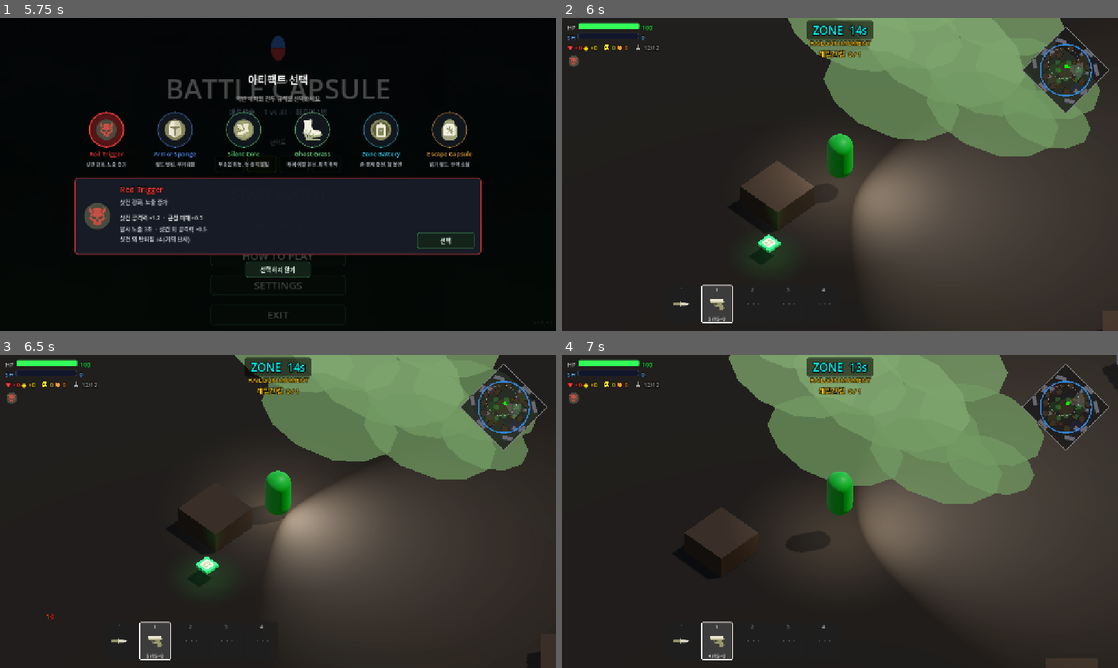
Above: before the commit, frames 1-4 (two rows, left to right).
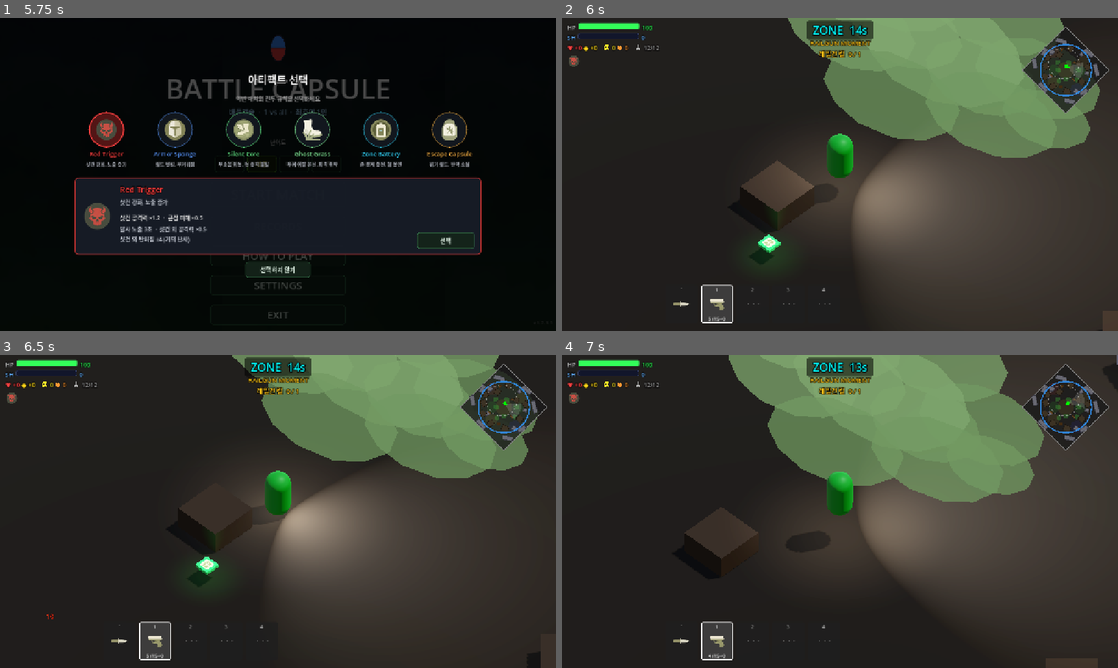
Above: after the commit, the same moments.

Repository: Kyulhee/battle-capsule
Game: Godot game, scene res://src/Main.tscn
Two runs of this game, one before a commit and one after it. Both use one fixed random seed, a clock stepped at 60 frames per second and the inputs below.
Inputs (mouse positions are in pixels of both pictures, inside the frame that each line leads up to):
- Up to frame 1 (5.75 s): click "START MATCH" at 0.5 s; click "START MATCH" at 1.25 s; click "쉬움" at 2 s; click "보통" at 2.75 s; click "어려움" at 3.5 s; click "지옥" at 4.25 s; click "RECORDS" at 5 s
- Up to frame 2 (6 s): click "선택" at 5.75 s
- Up to frame 3 (6.5 s): no input
- Up to frame 4 (7 s): tap Enter at 6.5 s; move the mouse to (962, 495) at 6.52 s; hold D (ui_right) from 6.53 s (still down); tap Q (heal) at 6.6 s; click (962, 495) at 6.67 s; tap Space at 6.77 s

Frame 1 is identical in both runs. In frame 2, 0.1% of the frame differs, in the area x 43-88%, y 0-45%; in frame 3, 0.2%, in the area x 41-97%, y 0-40%; in frame 4, 0.1%.
Error before the commit: Left operand of 'is' is a previously freed instance. (res://src/entities/bot/Bot.gd:1216)
Error after the commit: Left operand of 'is' is a previously freed instance. (res://src/entities/bot/Bot.gd:1224)

Commit message:
feat: add loot objective diagnostics

Diff:
--- a/src/core/Telemetry.gd
+++ b/src/core/Telemetry.gd
@@ -261,6 +261,17 @@
 			"target_acquisition_nearest_poi_role_by_source": {},
 			"target_acquisition_nearest_route_role_by_source": {},
 			"target_acquisition_distance_by_source": {},
+			"loot_objective_start_by_source": {},
+			"loot_objective_mode_by_source": {},
+			"loot_objective_origin_state_by_source": {},
+			"loot_objective_kind_by_source": {},
+			"loot_objective_target_poi_band_by_source": {},
+			"loot_objective_target_route_band_by_source": {},
+			"loot_objective_start_distance_by_source": {},
+			"loot_objective_outcome_by_source": {},
+			"loot_objective_outcome_by_kind": {},
+			"loot_objective_duration_by_source": {},
+			"loot_objective_duration_by_outcome": {},
 			"engage_range_by_archetype": {},
 			"supply_decisions": {},
 		},
@@ -765,6 +776,59 @@
 	)
 	if distance >= 0.0:
 		_add_sample_bucket(metrics.doctrine.target_acquisition_distance_by_source, source_key, distance)
+
+func log_doctrine_loot_objective_start(
+	_archetype_name: String,
+	source_name: String,
+	mode_name: String,
+	origin_state: String,
+	target_kind: String,
+	target_context: Dictionary,
+	distance: float
+):
+	if not match_in_progress or not _g("doctrine"): return
+	var source_key := _normalized_key(source_name, "unknown")
+	var mode_key := _normalized_key(mode_name, "unknown")
+	var state_key := origin_state.strip_edges()
+	if state_key == "":
+		state_key = "UNKNOWN"
+	var kind_key := _normalized_key(target_kind, "pickup_unknown")
+	_add_bucket_value(metrics.doctrine.loot_objective_start_by_source, source_key, 1.0)
+	_add_nested_bucket_value(metrics.doctrine.loot_objective_mode_by_source, source_key, mode_key, 1.0)
+	_add_nested_bucket_value(metrics.doctrine.loot_objective_origin_state_by_source, source_key, state_key, 1.0)
+	_add_nested_bucket_value(metrics.doctrine.loot_objective_kind_by_source, source_key, kind_key, 1.0)
+	_add_nested_bucket_value(
+		metrics.doctrine.loot_objective_target_poi_band_by_source,
+		source_key,
+		_poi_distance_band(target_context),
+		1.0
+	)
+	_add_nested_bucket_value(
+		metrics.doctrine.loot_objective_target_route_band_by_source,
+		source_key,
+		_route_distance_band(target_context),
+		1.0
+	)
+	if distance >= 0.0:
+		_add_sample_bucket(metrics.doctrine.loot_objective_start_distance_by_source, source_key, distance)
+
+func log_doctrine_loot_objective_outcome(
+	_archetype_name: String,
+	source_name: String,
+	mode_name: String,
+	target_kind: String,
+	outcome_name: String,
+	duration: float
+):
+	if not match_in_progress or not _g("doctrine"): return
+	var source_key := _normalized_key(source_name, "unknown")
+	var kind_key := _normalized_key(target_kind, "pickup_unknown")
+	var outcome_key := _normalized_key(outcome_name, "unknown")
+	_add_nested_bucket_value(metrics.doctrine.loot_objective_outcome_by_source, source_key, outcome_key, 1.0)
+	_add_nested_bucket_value(metrics.doctrine.loot_objective_outcome_by_kind, kind_key, outcome_key, 1.0)
+	if duration >= 0.0:
+		_add_sample_bucket(metrics.doctrine.loot_objective_duration_by_source, source_key, duration)
+		_add_sample_bucket(metrics.doctrine.loot_objective_duration_by_outcome, outcome_key, duration)
 
 func log_doctrine_supply(decision: String):
 	if not match_in_progress or not _g("doctrine"): return
@@ -1072,6 +1136,10 @@
 	sample["min"] = value if count == 0 else minf(float(sample.get("min", value)), value)
 	sample["max"] = value if count == 0 else maxf(float(sample.get("max", value)), value)
 
+func _normalized_key(value: String, fallback: String) -> String:
+	var key := value.strip_edges().to_lower()
+	return fallback if key == "" else key
+
 func _poi_distance_band(context: Dictionary) -> String:
 	if bool(context.get("poi_inside", false)):
 		return "inside"
--- a/src/entities/bot/Bot.gd
+++ b/src/entities/bot/Bot.gd
@@ -45,6 +45,9 @@
 
 # True only when loot chase was triggered from RECOVER state (not IDLE opportunistic looting)
 var _recovering: bool = false
+var _loot_objective_source: String = ""
+var _loot_objective_mode: String = "none"
+var _loot_objective_kind: String = "none"
 # True when bot decided to rush with knife instead of retreating to RECOVER
 var _knife_mode: bool = false
 # Cover target used in DISENGAGE state
@@ -308,7 +311,7 @@
 			_post_kill_loot_attempted = true
 			var nearby = _find_best_pickup(8.0)
 			if nearby and _count_visible_enemies() <= 1:
-				target_actor = nearby; is_targeting_loot = true; _recovering = false
+				_start_loot_objective(nearby, "post_kill_loot", false)
 				change_state(State.CHASE); return
 		var kill_scan_enemy = _find_nearest_target()
 		if kill_scan_enemy:
@@ -369,9 +372,7 @@
 			nearest_loot.collect(self)
 			_try_reload()
 		else:
-			target_actor = nearest_loot
-			is_targeting_loot = true
-			_recovering = false
+			_start_loot_objective(nearest_loot, "idle_loot", false)
 			change_state(State.CHASE)
 		return
 
@@ -391,6 +392,8 @@
 
 func handle_chase_state(delta):
 	if not _is_target_valid(target_actor):
+		if is_targeting_loot:
+			_finish_loot_objective("invalid_target")
 		target_actor = null; is_targeting_loot = false; change_state(State.IDLE); return
 
 	var dist = global_position.distance_to(target_actor.global_position)
@@ -412,19 +415,26 @@
 		if state_timer > 5.0:
 			var alt = _find_best_pickup(_loot_radius)
 			if is_instance_valid(alt) and alt != target_actor:
-				target_actor = alt; state_timer = 0.0
+				var was_recovering := _recovering
+				_finish_loot_objective("retarget")
+				_start_loot_objective(alt, "loot_retarget", was_recovering)
+				state_timer = 0.0
 			else:
+				_finish_loot_objective("giveup")
 				target_actor = null; is_targeting_loot = false; _recovering = false
 				change_state(State.IDLE)
 			return
 		if dist > 2.5:
 			_nav_move_toward(target_actor.global_position, delta, false)
 		else:
+			var outcome := "arrived"
 			if target_actor.has_method("collect"):
 				target_actor.collect(self)
+				outcome = "collect"
 				_try_reload()
 				if _recovering and stats.current_ammo > 0:
 					if has_node("/root/Telemetry"): get_node("/root/Telemetry").log_tactics("recovery_success")
+			_finish_loot_objective(outcome)
 			target_actor = null; is_targeting_loot = false; _recovering = false; change_state(State.IDLE)
 	else:
 		var dir = (target_actor.global_position - global_position).normalized()
@@ -471,6 +481,8 @@
 	if _recovering:
 		return false
 
+	if is_targeting_loot:
+		_finish_loot_objective("enemy_interrupt")
 	if not acquire_enemy_target(enemy, "objective_interrupt"):
 		return false
 
@@ -541,7 +553,7 @@
 			float(stats.current_ammo) / float(stats.max_ammo) <= _combat_loot_threshold:
 		var nearby = _find_best_pickup(_combat_loot_radius)
 		if nearby:
-			target_actor = nearby; is_targeting_loot = true; _recovering = true
+			_start_loot_objective(nearby, "combat_low_ammo", true)
 			if has_node("/root/Telemetry"):
 				get_node("/root/Telemetry").log_tactics("recovery_start")
 			change_state(State.CHASE); return
@@ -667,9 +679,7 @@
 		# Wider search radius when actively looking for ammo
 		var loot = _find_best_pickup(_loot_radius)
 		if loot:
-			target_actor = loot
-			is_targeting_loot = true
-			_recovering = true
+			_start_loot_objective(loot, "recover_seek_loot", true)
 			change_state(State.CHASE)
 			if has_node("/root/Telemetry"):
 				get_node("/root/Telemetry").log_tactics("recovery_start")
@@ -684,9 +694,7 @@
 		# Wander to a random zone point until loot appears or timeout
 		var loot = _find_best_pickup(_loot_radius)
 		if loot:
-			target_actor = loot
-			is_targeting_loot = true
-			_recovering = true
+			_start_loot_objective(loot, "recover_patrol_loot", true)
 			if has_node("/root/Telemetry"):
 				get_node("/root/Telemetry").log_tactics("recovery_start")
 			change_state(State.CHASE)
@@ -1215,8 +1223,11 @@
 func _chase_target_kind() -> String:
 	if target_actor is Entity:
 		return "entity"
-	if target_actor is Pickup:
-		var pickup := target_actor as Pickup
+	return _pickup_kind_for(target_actor)
+
+func _pickup_kind_for(candidate) -> String:
+	if candidate is Pickup:
+		var pickup := candidate as Pickup
 		if pickup.item == null:
 			return "pickup_unknown"
 		match pickup.item.type:
@@ -1229,9 +1240,59 @@
 			ItemData.Type.ARMOR:
 				return "pickup_armor"
 		return "pickup_unknown"
-	if is_instance_valid(target_actor):
+	if is_instance_valid(candidate):
 		return "node"
 	return "none"
+
+func _start_loot_objective(loot_target: Node3D, source_name: String, recovering: bool) -> void:
+	target_actor = loot_target
+	is_targeting_loot = true
+	_recovering = recovering
+	_loot_objective_source = source_name.strip_edges().to_lower()
+	if _loot_objective_source == "":
+		_loot_objective_source = "unknown"
+	_loot_objective_mode = "recover_loot" if recovering else "loot"
+	_loot_objective_kind = _pickup_kind_for(loot_target)
+	_log_loot_objective_start(loot_target)
+
+func _finish_loot_objective(outcome_name: String) -> void:
+	if _loot_objective_source == "":
+		return
+	_log_loot_objective_outcome(outcome_name)
+	_loot_objective_source = ""
+	_loot_objective_mode = "none"
+	_loot_objective_kind = "none"
+
+func _log_loot_objective_start(loot_target: Node3D) -> void:
+	if not has_node("/root/Telemetry") or not is_instance_valid(loot_target):
+		return
+	var tel = get_node("/root/Telemetry")
+	if not tel.has_method("log_doctrine_loot_objective_start"):
+		return
+	tel.log_doctrine_loot_objective_start(
+		_archetype_name(),
+		_loot_objective_source,
+		_loot_objective_mode,
+		State.keys()[current_state],
+		_loot_objective_kind,
+		_strategic_position_context(loot_target.global_position),
+		global_position.distance_to(loot_target.global_position)
+	)
+
+func _log_loot_objective_outcome(outcome_name: String) -> void:
+	if not has_node("/root/Telemetry"):
+		return
+	var tel = get_node("/root/Telemetry")
+	if not tel.has_method("log_doctrine_loot_objective_outcome"):
+		return
+	tel.log_doctrine_loot_objective_outcome(
+		_archetype_name(),
+		_loot_objective_source,
+		_loot_objective_mode,
+		_loot_objective_kind,
+		outcome_name,
+		state_timer
+	)
 
 func _strategic_position_context(world_pos: Vector3) -> Dictionary:
 	var context := {
@@ -1373,6 +1434,8 @@
 		scan_target_rotation = atan2(dir_to.x, dir_to.z) + PI
 		_scan_alert = true
 		if direct_noise_lock and current_state in [State.IDLE, State.RECOVER, State.CHASE]:
+			if current_state == State.CHASE and is_targeting_loot:
+				_finish_loot_objective("gunshot_interrupt")
 			acquire_enemy_target(actor, "gunshot_lock")
 			if stats.current_ammo > 0:
 				change_state(State.CHASE)
@@ -1635,6 +1698,8 @@
 func acquire_enemy_target(enemy: Entity, source_name: String) -> bool:
 	if not is_instance_valid(enemy) or enemy.is_dead:
 		return false
+	if is_targeting_loot:
+		_finish_loot_objective("enemy_acquired")
 	target_actor = enemy
 	is_targeting_loot = false
 	_recovering = false
@@ -1874,6 +1939,8 @@
 		var passive = current_state == State.IDLE \
 			or (current_state == State.CHASE and is_targeting_loot)
 		if passive:
+			if current_state == State.CHASE and is_targeting_loot:
+				_finish_loot_objective("damage_interrupt")
 			acquire_enemy_target(source_node as Entity, "damage_passive")
 			change_state(State.CHASE)
 		elif current_state == State.DISENGAGE:
@@ -1979,6 +2046,20 @@
 
 func change_state(new_state: State):
 	if current_state == new_state: return
+	if current_state == State.CHASE and is_targeting_loot and new_state != State.CHASE:
+		var loot_exit_outcome := "state_exit"
+		match new_state:
+			State.ZONE_ESCAPE:
+				loot_exit_outcome = "zone_interrupt"
+			State.RECOVER:
+				loot_exit_outcome = "recover_interrupt"
+			State.IDLE:
+				loot_exit_outcome = "idle_exit"
+			State.ATTACK:
+				loot_exit_outcome = "attack_interrupt"
+			State.DISENGAGE:
+				loot_exit_outcome = "disengage_interrupt"
+		_finish_loot_objective(loot_exit_outcome)
 	if current_state == State.DISENGAGE and new_state != State.DISENGAGE:
 		_disengage_cooldown = 10.0
 	if new_state != State.ATTACK: _knife_mode = false
Not shown, changed: docs/DEVLOG.md
Not shown, changed: docs/HANDOFF.md
Not shown, changed: docs/MASTERPLAN.md
Not shown, changed: docs/devlog/v2.0.md
Not shown, changed: tools/analyze_results.py
Not shown, changed: tools/compare_scale_profiles.py
